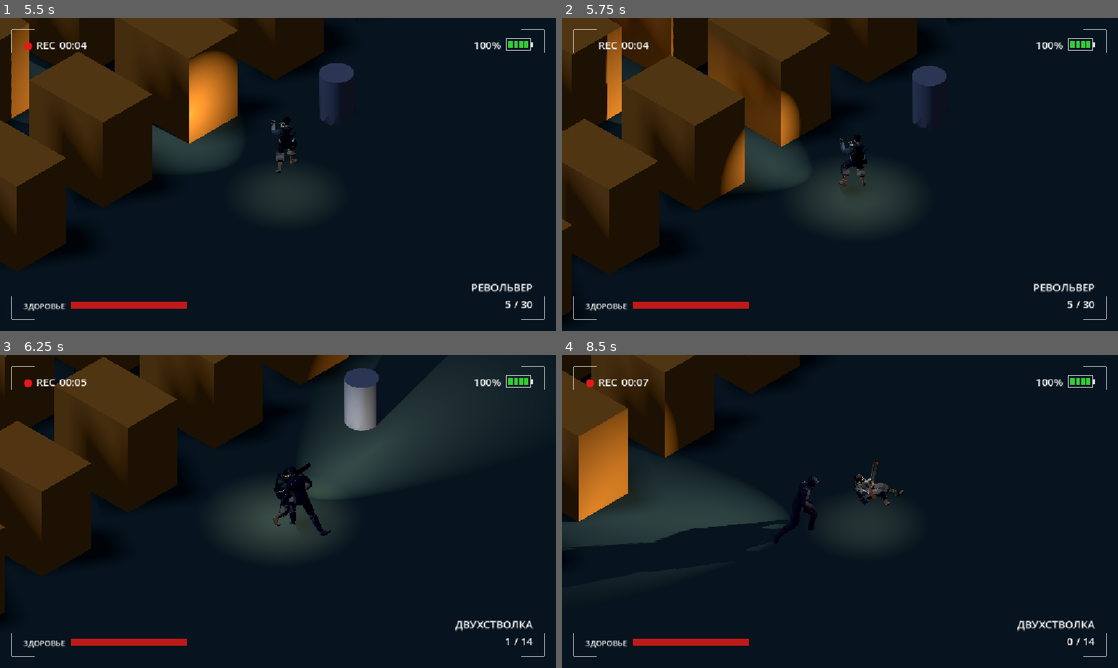
Above: before the commit, frames 1-4 (two rows, left to right).
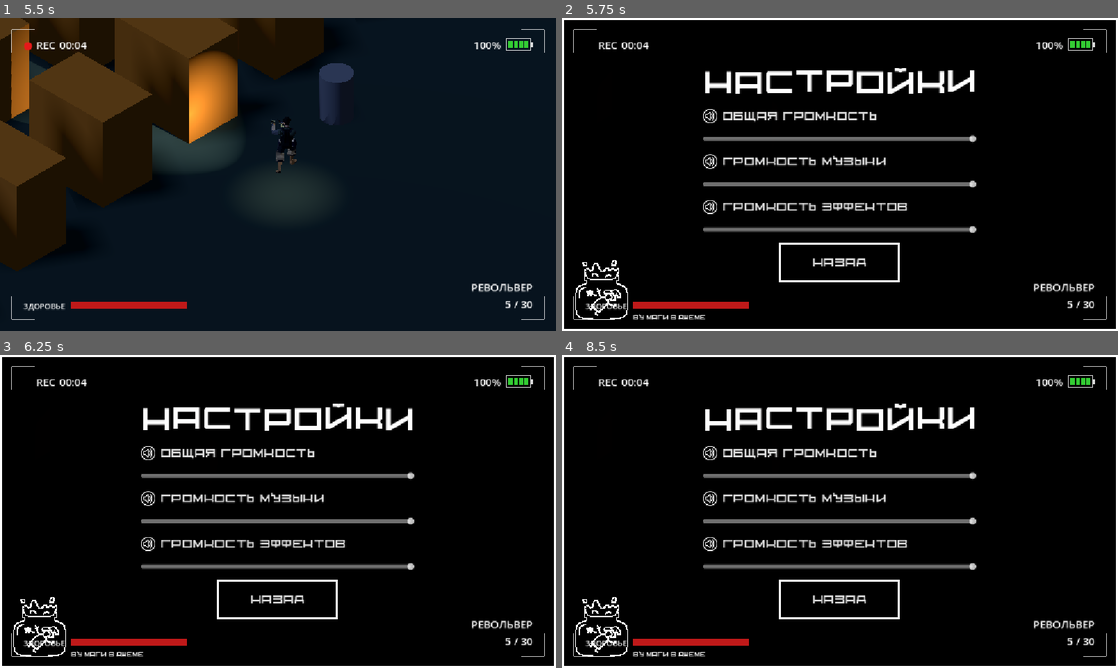
Above: after the commit, the same moments.

Repository: AnckerStudios/the-camera-game
Game: Godot game, scene res://ui/menu/menu.tscn
The game is run twice, just before and just after one commit, with the same random seed, the same clock (stepped at 60 frames per second) and the same inputs.
Inputs (mouse positions are in pixels of both pictures, inside the frame that each line leads up to):
- Up to frame 1 (5.5 s): click "Играть" at 0.5 s; move the mouse to (400, 158) at 1.27 s; press the mouse at (400, 158) at 1.28 s; hold D (move_right) 1.28-2.03 s; tap Space (jump) at 1.52, 2.27, 3.77, 4.52, 5.27 s; move the mouse to (166, 190) at 2.02 s; release the mouse at (166, 190) at 2.03 s; hold S (move_backward) 2.03-2.78 s; right-click (166, 190) at 2.1 s; click (166, 190) at 2.3 s; move the mouse to (333, 105) at 2.77 s; press the mouse at (333, 105) at 2.78 s; hold D (move_right) 2.78-3.53 s; tap Shift (dash) at 2.85 s; move the mouse to (250, 237) at 3.52 s; release the mouse at (250, 237) at 3.53 s; hold W (move_forward) 3.53-4.28 s; click (250, 237) at 3.6 s; move the mouse to (444, 221) at 4.27 s; press the mouse at (444, 221) at 4.28 s; hold A (move_left) from 4.28 s (still down); tap E (interaction) at 4.35 s; tap R (reload) at 4.9 s; move the mouse to (111, 127) at 5.02 s; release the mouse at (111, 127) at 5.03 s; tap Q (weapon_next) at 5.1 s; click (111, 127) at 5.3 s
- Up to frame 2 (5.75 s): keep holding A (move_left); tap Escape (optional, bound only after the commit) at 5.65 s
- Up to frame 3 (6.25 s): move the mouse to (305, 511) at 5.77 s; release A (move_left) at 5.78 s; hold S (move_backward) from 5.78 s (still down); hold Mouse wheel up (weapon_prev) from 5.78 s (still down); click (305, 511) at 6.05 s
- Up to frame 4 (8.5 s): move the mouse to (756, 433) at 6.52 s; release S (move_backward) at 6.53 s; release Mouse wheel up (weapon_prev) at 6.53 s; hold D (move_right) 6.53-7.28 s; click (756, 433) at 6.6 s; tap Space (jump) at 6.77, 7.52, 8.27 s; move the mouse to (962, 495) at 7.27 s; hold W (move_forward) 7.28-8.03 s; hold Right mouse button (alt_fire) 7.28-8.03 s; click (962, 495) at 7.55 s; move the mouse to (728, 527) at 8.02 s; hold D (move_right) from 8.03 s (still down); tap Shift (dash) at 8.1 s; click (728, 527) at 8.3 s

Frame 1 is identical in both runs. In frame 2, 95% of the frame differs, in the area x 0-100%, y 0-100%; in frame 3, 95%; in frame 4, 97%.

Commit message:
add sound

Diff:
--- a/gamelogic/input/player_input.gd
+++ b/gamelogic/input/player_input.gd
@@ -65,6 +65,12 @@
 	if Input.is_action_just_pressed(&"dash"):
 		dash.emit()
 
+	if Input.is_action_just_pressed(&"optional"):
+		var scene_setting = preload("res://ui/options/options.tscn")
+		var scene =  scene_setting.instantiate()
+		add_child(scene)
+		get_tree().paused = true
+
 
 
 ## Возвращает текущее направление ввода.
--- a/gamelogic/weapon/firearm.gd
+++ b/gamelogic/weapon/firearm.gd
@@ -52,6 +52,7 @@
 
 @onready var _muzzle: Node3D = $Muzzle
 @onready var _flash_light: Light3D = get_node_or_null("Muzzle/Flash")
+@onready var shoot_sound: AudioStreamPlayer3D = $ShootSound
 
 
 func _ready() -> void:
@@ -121,6 +122,7 @@
 	_flash()
 	fired.emit(rounds)
 	ammo_changed.emit(loaded, capacity, reserve_ammo)
+	shoot_sound.play()
 	return true
 
 
--- a/gamelogic/weapon/weapon_double_shotgun.tscn
+++ b/gamelogic/weapon/weapon_double_shotgun.tscn
@@ -1,11 +1,11 @@
 [gd_scene format=3 uid="uid://cf044qdp2v615"]
 
-[ext_resource type="Script" path="res://gamelogic/weapon/firearm.gd" id="1_firearm"]
+[ext_resource type="Script" uid="uid://b8cch1ux05ajn" path="res://gamelogic/weapon/firearm.gd" id="1_firearm"]
 [ext_resource type="PackedScene" uid="uid://do5npr5ry1lsy" path="res://resources/model/weapons/kal_shootgun.glb" id="2_model"]
+[ext_resource type="AudioStream" uid="uid://bsv1wusib4t65" path="res://resources/music/gun.mp3" id="3_dvrv3"]
 
 [node name="WeaponDoubleShotgun" type="Node3D" unique_id=360883226]
 script = ExtResource("1_firearm")
-display_name = "ДВУХСТВОЛКА"
 damage = 12.0
 pellets = 8
 spread_degrees = 20.0
@@ -15,14 +15,19 @@
 capacity = 2
 reserve_ammo = 16
 reload_time = 1.6
+display_name = "ДВУХСТВОЛКА"
 
-[node name="Model" parent="." instance=ExtResource("2_model")]
+[node name="Model" parent="." unique_id=1537325724 instance=ExtResource("2_model")]
 transform = Transform3D(0.25, 0, 0, 0, 0.25, 0, 0, 0, 0.25, -0.51, -0.56, -0.3)
 
-[node name="Muzzle" type="Marker3D" parent="."]
+[node name="Muzzle" type="Marker3D" parent="." unique_id=1561908161]
 transform = Transform3D(1, 0, 0, 0, 1, 0, 0, 0, 1, -0.22, 0.32, -0.95)
 
-[node name="Flash" type="OmniLight3D" parent="Muzzle"]
+[node name="Flash" type="OmniLight3D" parent="Muzzle" unique_id=1132389526]
 light_color = Color(1, 0.8, 0.5, 1)
 light_energy = 4.0
 omni_range = 6.0
+
+[node name="ShootSound" type="AudioStreamPlayer3D" parent="." unique_id=286487550]
+stream = ExtResource("3_dvrv3")
+bus = &"SFX"
--- a/gamelogic/weapon/weapon_revolver.tscn
+++ b/gamelogic/weapon/weapon_revolver.tscn
@@ -2,6 +2,7 @@
 
 [ext_resource type="Script" path="res://gamelogic/weapon/firearm.gd" id="1_firearm"]
 [ext_resource type="PackedScene" uid="uid://csxbjx0mh82b6" path="res://resources/model/weapons/weapon_rev.glb" id="2_model"]
+[ext_resource type="AudioStream" uid="uid://bsv1wusib4t65" path="res://resources/music/gun.mp3" id="2_xyevx"]
 
 [node name="WeaponRevolver" type="Node3D"]
 script = ExtResource("1_firearm")
@@ -26,3 +27,7 @@
 light_color = Color(1, 0.8, 0.5, 1)
 light_energy = 3.0
 omni_range = 5.0
+
+[node name="ShootSound" type="AudioStreamPlayer3D" parent="." unique_id=902234618]
+stream = ExtResource("2_xyevx")
+bus = &"SFX"
--- a/project.godot
+++ b/project.godot
@@ -112,6 +112,11 @@
 "events": [Object(InputEventKey,"resource_local_to_scene":false,"resource_name":"","device":16,"window_id":0,"alt_press …(190 unchanged characters)…
 ]
 }
+optional={
+"deadzone": 0.2,
+"events": [Object(InputEventKey,"resource_local_to_scene":false,"resource_name":"","device":16,"window_id":0,"alt_pressed":false,"shift_pressed":false,"ctrl_pressed":false,"meta_pressed":false,"pressed":false,"keycode":0,"physical_keycode":4194305,"key_label":0,"unicode":0,"location":0,"echo":false,"script":null)
+]
+}
 
 [physics]
 
--- a/scene/artem/misha_v2_doma.tscn
+++ b/scene/artem/misha_v2_doma.tscn
@@ -6,6 +6,7 @@
 [ext_resource type="PackedScene" uid="uid://chrnas5w2mwst" path="res://ui/hud/hud.tscn" id="4_s1bv7"]
 [ext_resource type="Script" uid="uid://cmkrno3x3fyie" path="res://gamelogic/weapon/damage_dummy.gd" id="5_5egmh"]
 [ext_resource type="PackedScene" uid="uid://cjuq8g0mbb8h8" path="res://gamelogic/monster/ghoul/ghoul.tscn" id="6_4ackd"]
+[ext_resource type="AudioStream" uid="uid://dwq3cjmfwggkk" path="res://resources/music/play_background.mp3" id="7_7fbaa"]
 
 [sub_resource type="Environment" id="Environment"]
 background_mode = 1
@@ -301,3 +302,10 @@
 
 [node name="Ghoul" parent="." unique_id=13065505 instance=ExtResource("6_4ackd")]
 transform = Transform3D(1, 0, 0, 0, 1, 0, 0, 0, 1, 8.731076, 0.8862281, 6.9136066)
+
+[node name="BackgroundSound" type="AudioStreamPlayer3D" parent="." unique_id=823982806]
+process_mode = 3
+stream = ExtResource("7_7fbaa")
+volume_db = -20.0
+autoplay = true
+bus = &"Music"
--- a/ui/options/options.tscn
+++ b/ui/options/options.tscn
@@ -21,6 +21,7 @@
 colors = PackedColorArray(1, 1, 1, 0, 1, 0.2627451, 0.63529414, 0.69803923)
 
 [node name="Options" type="Control" unique_id=575043248]
+process_mode = 3
 layout_mode = 3
 anchors_preset = 15
 anchor_right = 1.0
Not shown, added: resources/music/gun.mp3.import
Not shown, added: resources/music/gun_ghost.mp3.import
Not shown, added: resources/music/play_background.mp3.import
Not shown, added: resources/music/gun.mp3
Not shown, added: resources/music/gun_ghost.mp3
Not shown, added: resources/music/play_background.mp3
